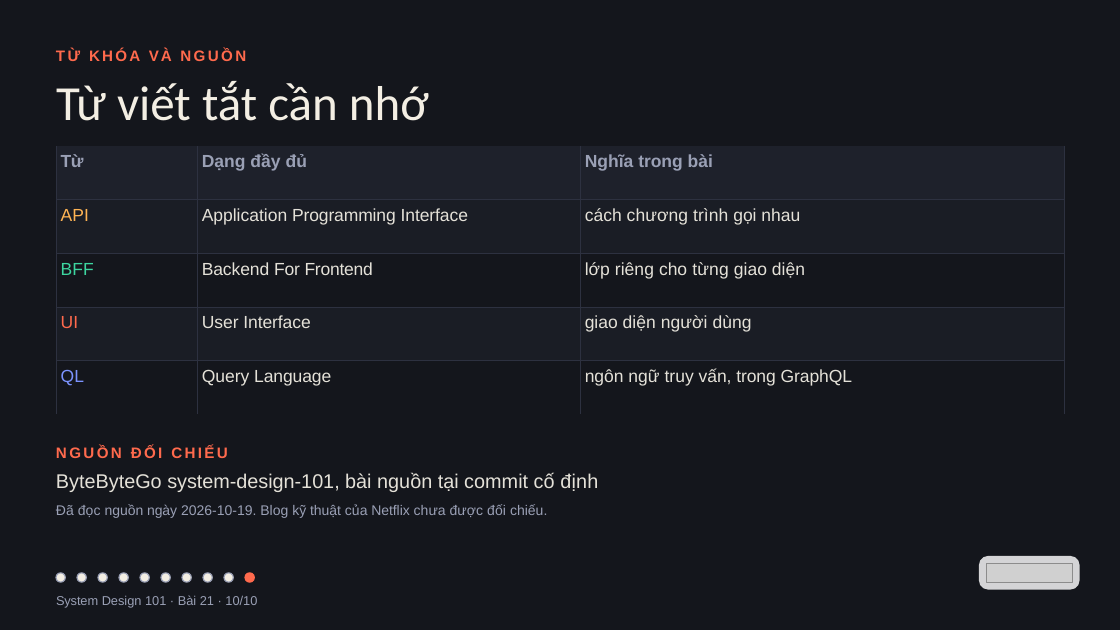
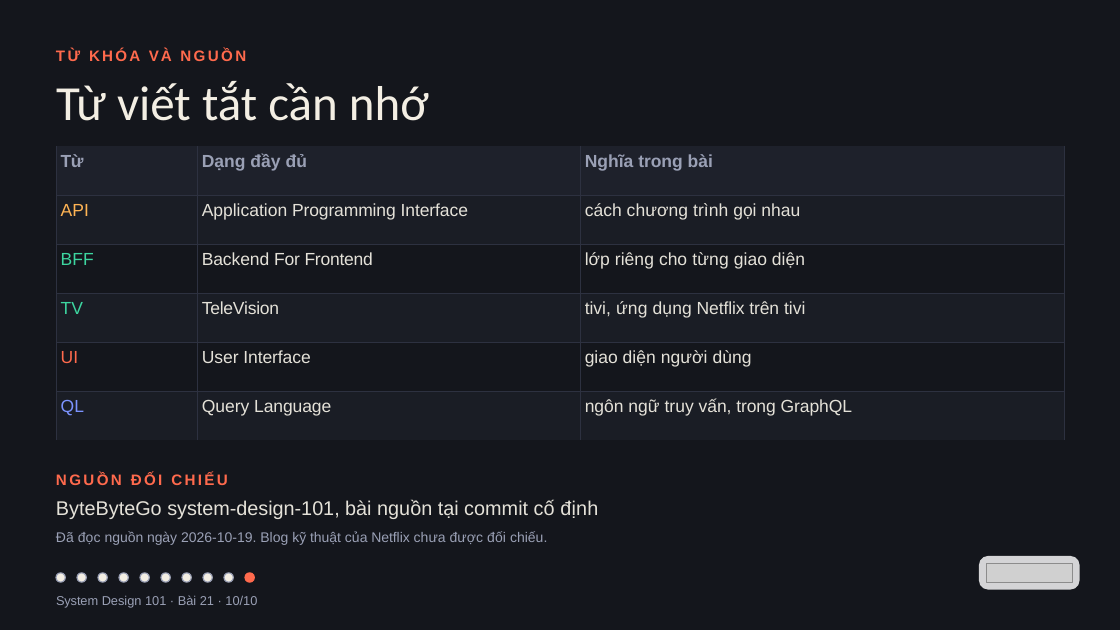
Before and after one commit to vohoailinh90/tool-marketing-studio, a slide deck: slide 10 of system-design-101/vi/lessons/sd-02-021/slides/sd-02-021.pptx. Drawn at 1120x630 pixels with LibreOffice and Linux fonts; fonts in the diff are those of the drawing; grey boxes stand for pictures. Boxes give left, top, right and bottom in pixels: in the first picture for what was removed or moved away, otherwise in the second. Text is boxed around its words. In the diff, an @@ line names an element or a change of style, - is before the commit and + after.

```diff
--- a/system-design-101/vi/lessons/sd-02-021/slides/sd-02-021.pptx
+++ b/system-design-101/vi/lessons/sd-02-021/slides/sd-02-021.pptx
@@ table at (56,146,1064,420) @@
+row 4: TV | TeleVision | tivi, ứng dụng Netflix trên tivi
@@ 3 texts: place and size @@
-3 texts at (56,446,598,518)
+3 texts at (56,473,598,545)
```
